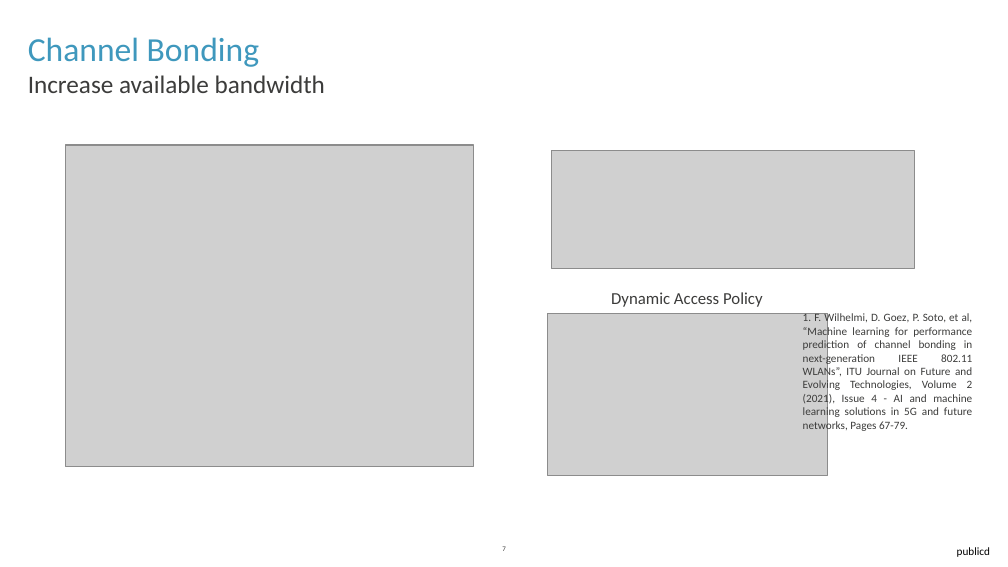
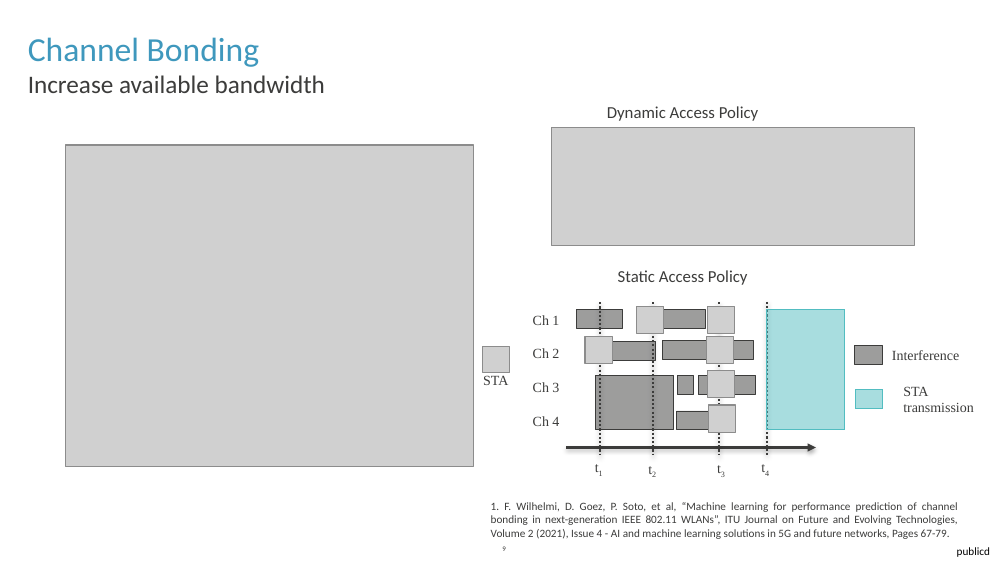
Before and after one commit to psotoarenas/gnn-tutorial, a slide deck: slide 9 of presentations/1 - WiFi Background.pptx (slide 7 before the commit). Drawn at 1008x567 pixels with LibreOffice and Linux fonts; fonts in the diff are those of the drawing; grey boxes stand for pictures; background and template pictures are left out. Boxes give left, top, right and bottom in pixels: in the first picture for what was removed or moved away, otherwise in the second. Text is boxed around its words. In the diff, an @@ line names an element or a change of style, - is before the commit and + after.

```diff
--- a/presentations/1 - WiFi Background.pptx
+++ b/presentations/1 - WiFi Background.pptx
@@ text "Dynamic Access Policy": place and size @@
-text "Dynamic Access Policy" at bbox=[611, 292, 763, 307]
+text "Dynamic Access Policy" at bbox=[607, 106, 759, 121]
@@ picture: place and size @@
-picture at bbox=[551, 150, 914, 268]
+picture at bbox=[551, 128, 914, 246]
@@ text added at bbox=[618, 270, 748, 285], 12 pt, text #3C3C3B @@
+Static Access Policy
@@ picture removed at bbox=[548, 313, 829, 476] @@
@@ rectangle added at bbox=[577, 309, 623, 329], fill #3C3C3B at 50% opacity, outline #3C3C3B 0.5 pt @@
@@ line added from (601, 302) to (601, 455), #3C3C3B 1.5 pt dashed @@
@@ picture added at bbox=[636, 306, 663, 334] @@
@@ line added from (653, 302) to (653, 455), #3C3C3B 1.5 pt dashed @@
@@ rectangle added at bbox=[659, 309, 706, 329], fill #3C3C3B at 50% opacity, outline #3C3C3B 0.5 pt @@
@@ line added from (720, 302) to (720, 455), #3C3C3B 1.5 pt dashed @@
@@ line added from (767, 301) to (767, 455), #3C3C3B 1.5 pt dashed @@
@@ rectangle added at bbox=[767, 309, 846, 429], fill #52BDC1 at 50% opacity, outline #52BDC1 0.75 pt @@
@@ picture added at bbox=[585, 336, 612, 363] @@
@@ rectangle added at bbox=[610, 342, 656, 361], fill #3C3C3B at 50% opacity, outline #3C3C3B 0.5 pt @@
@@ rectangle added at bbox=[662, 341, 709, 360], fill #3C3C3B at 50% opacity, outline #3C3C3B 0.5 pt @@
@@ rectangle added at bbox=[726, 341, 753, 360], fill #3C3C3B at 50% opacity, outline #3C3C3B 0.5 pt @@
@@ rectangle added at bbox=[596, 375, 674, 429], fill #3C3C3B at 50% opacity, outline #3C3C3B 0.5 pt @@
@@ rectangle added at bbox=[677, 375, 692, 394], fill #3C3C3B at 50% opacity, outline #3C3C3B 0.5 pt @@
@@ rectangle added at bbox=[699, 375, 714, 394], fill #3C3C3B at 50% opacity, outline #3C3C3B 0.5 pt @@
@@ rectangle added at bbox=[723, 375, 756, 394], fill #3C3C3B at 50% opacity, outline #3C3C3B 0.5 pt @@
@@ group added at bbox=[855, 345, 974, 412]: 2 texts, 2 rectangles @@
+Interference
+STA
+transmission
@@ rectangle added at bbox=[676, 411, 713, 430], fill #3C3C3B at 50% opacity, outline #3C3C3B 0.5 pt @@
@@ group added at bbox=[707, 306, 736, 432]: 4 pictures @@
@@ group added at bbox=[483, 315, 816, 448]: 2 texts, 1 picture, 1 arrow @@
+STA
+Ch 1
+Ch 2
+Ch 3
+Ch 4
@@ text added at bbox=[585, 454, 622, 481], 10 pt, text #3C3C3B @@
+t1
@@ text added at bbox=[638, 456, 675, 483], 10 pt, text #3C3C3B @@
+t2
@@ text added at bbox=[708, 455, 745, 482], 10 pt, text #3C3C3B @@
+t3
@@ text added at bbox=[752, 454, 789, 481], 10 pt, text #3C3C3B @@
+t4
@@ text "1. F. Wilhelmi, D. Goez, ..." rewrapped from bbox=[803, 312, 973, 433] to bbox=[491, 502, 958, 539] @@
```
Also in this commit, not shown: 2 other slides changed, 2 slides added, 2 other files.
